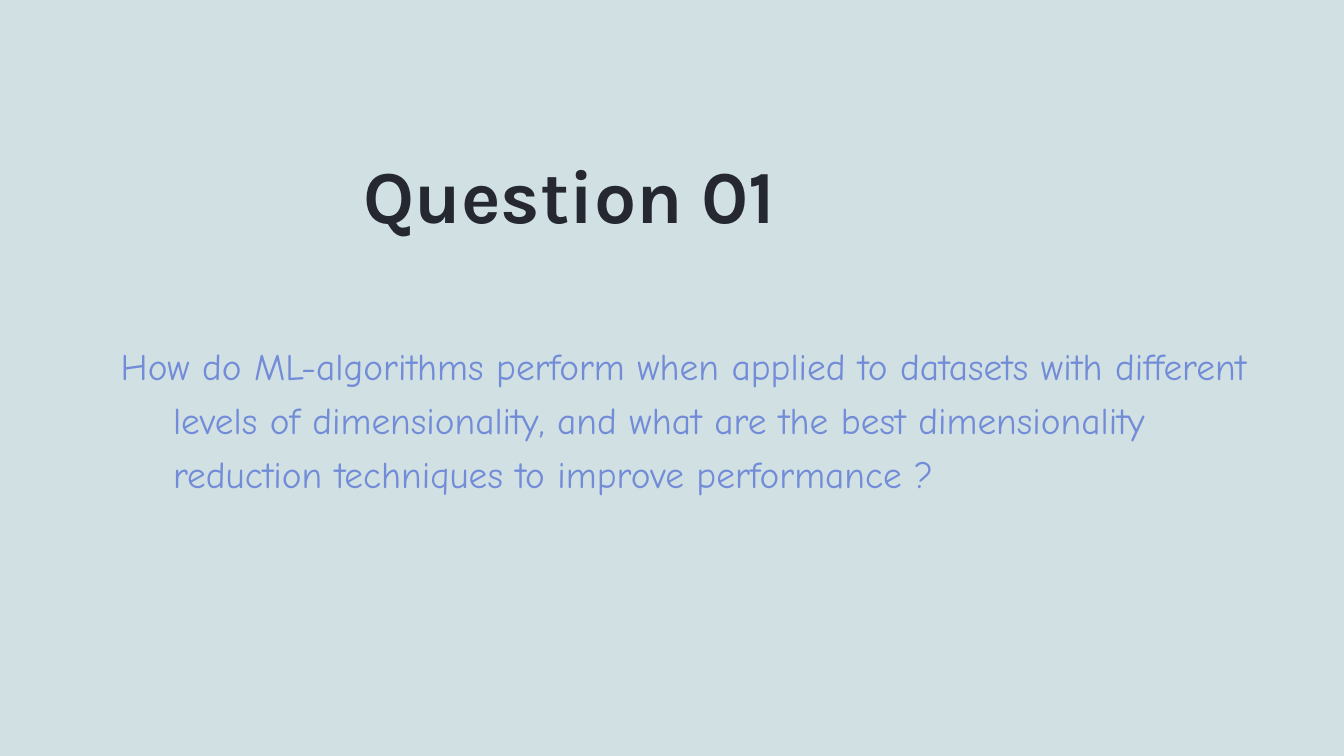
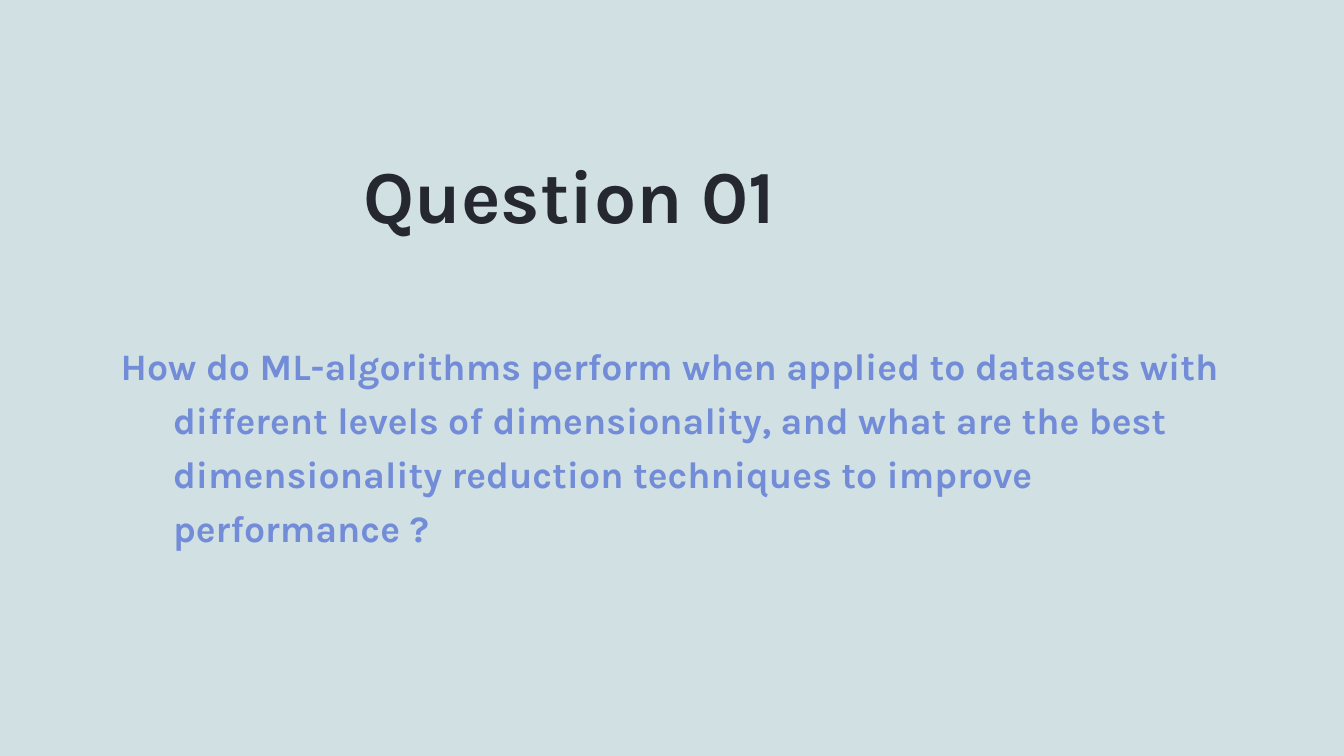
Before and after one commit to whalit/SFML-Project, a slide deck: slide 3 of PPT presentation.pptx. Drawn at 1344x756 pixels with LibreOffice and Linux fonts; fonts in the diff are those of the drawing; background and template pictures are left out. Boxes give left, top, right and bottom in pixels: in the first picture for what was removed or moved away, otherwise in the second. Text is boxed around its words. In the diff, an @@ line names an element or a change of style, - is before the commit and + after.

```diff
--- a/PPT presentation.pptx
+++ b/PPT presentation.pptx
@@ subtitle "How do ML-algorithms perform when ..." at bbox=[121, 353, 1219, 551]: font Comic Neue to Karla, bold on @@
```
Also in this commit, not shown: 5 other slides changed.
